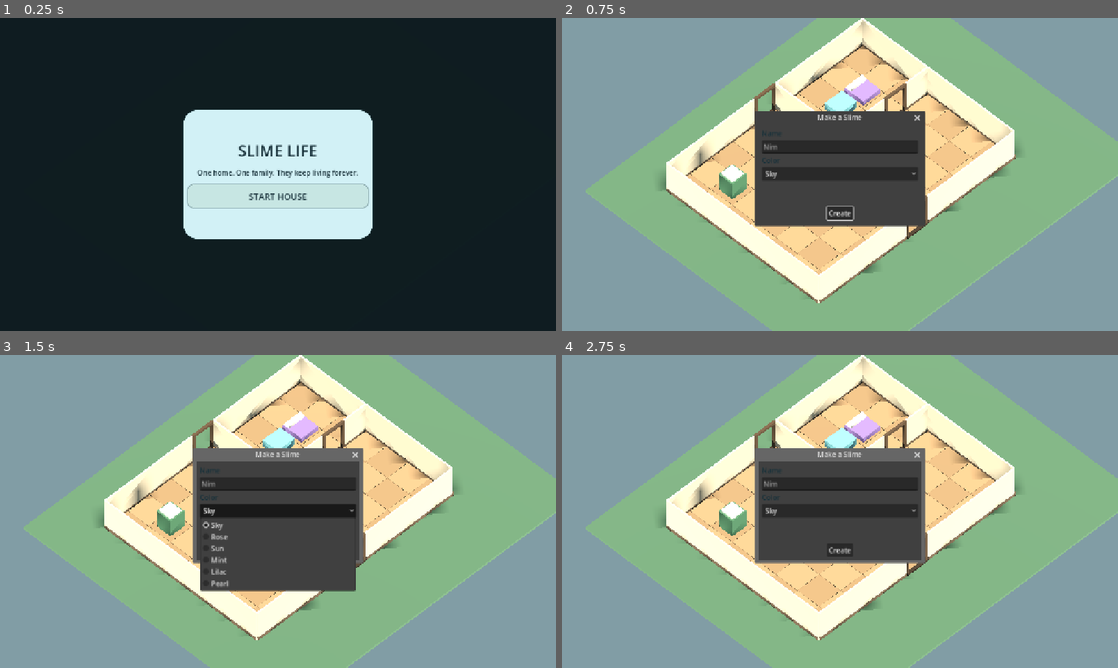
Above: before the commit, frames 1-4 (two rows, left to right).
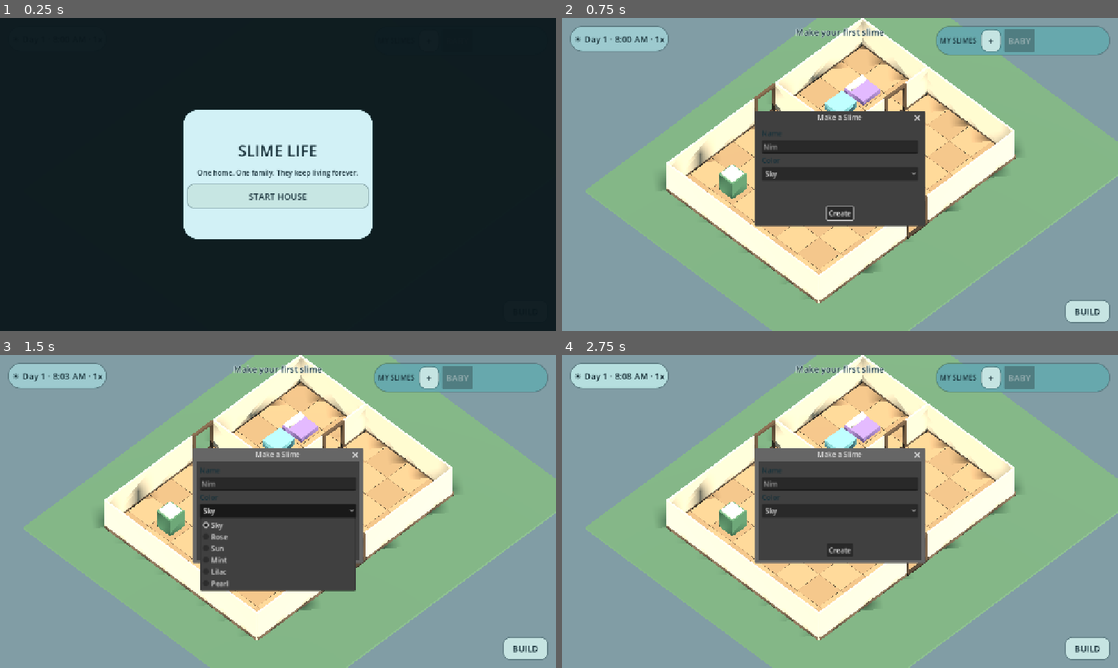
Above: after the commit, the same moments.

Repository: wisteria477/Slime-game
Game: Godot game, scene res://scenes/Main.tscn
Same seed, same stepped clock (60 frames per second), same inputs: the game is played once before the commit and once after it.
Inputs (mouse positions are in pixels of both pictures, inside the frame that each line leads up to):
- Up to frame 1 (0.25 s): no input
- Up to frame 2 (0.75 s): click "START HOUSE" at 0.5 s
- Up to frame 3 (1.5 s): click "Sky" at 1.25 s
- Up to frame 4 (2.75 s): click (617, 376) at 2 s, where only the run after the commit has a clickable "☀ Day 1 · 8:05 AM · 1x"

The runs differ from the first frame. In frame 2, 4.9% of the frame differs, in the area x 1-99%, y 2-98%; in frame 3, 4.9%; in frame 4, 4.9%.
Error before the commit: Invalid call. Nonexistent function 'add_theme_font_color_override' in base 'Button'. (res://scripts/main.gd:314)

Commit message:
Fix phone HUD theme runtime call

Diff:
--- a/scripts/main.gd
+++ b/scripts/main.gd
@@ -311,7 +311,7 @@
     day_button.position = Vector2(18, 18)
     day_button.add_theme_stylebox_override("normal", _panel_style(Color(0.62, 0.80, 0.82, 0.96), 28))
     day_button.add_theme_stylebox_override("hover", _panel_style(Color(0.72, 0.88, 0.88, 0.98), 28))
-    day_button.add_theme_font_color_override("font_color", Color("193239"))
+    day_button.add_theme_color_override("font_color", Color("193239"))
     root_ui.add_child(day_button)
 
     family_panel = PanelContainer.new()
